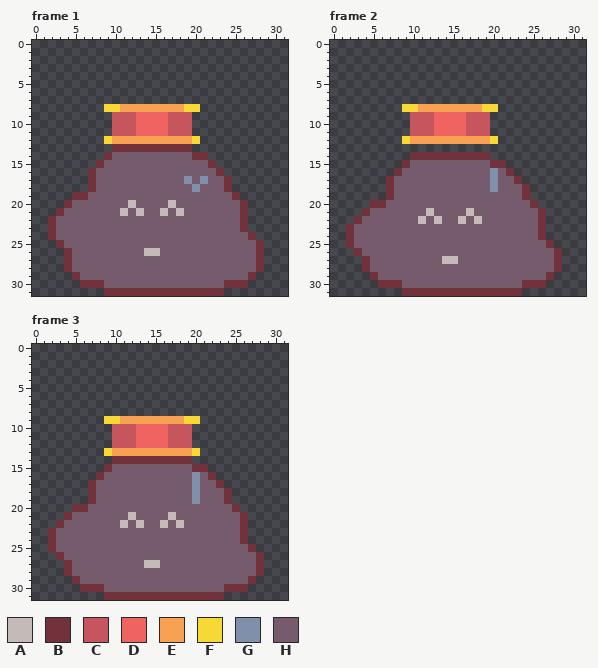
Edited in one commit: pixel-art file (sprites/rob.aseprite). This is how it looked before the edit.
32x32 pixels, 3 frames. Shown: frame 1, frame 2, frame 3.
Palette (. is transparent): A #c4bbb8  B #71323c  C #c7555e  D #ef6361  E #f8a153  F #f6d937  G #808faa  H #755b6c
Pixels before, frame 1, first column x 2:
 8 .......FFEEEEEEEEFF........
 9 ........CCCDDDDCCC.........
10 ........CCCDDDDCCC.........
11 ........CCCDDDDCCC.........
12 .......FEEEEEEEEEEF........
13 ........BBBBBBBBBB.........
14 .......BHHHHHHHHHHBB.......
15 ......BHHHHHHHHHHHHHB......
16 .....BHHHHHHHHHHHHHHHB.....
17 .....BHHHHHHHHHHHGHGHHB....
18 .....BHHHHHHHHHHHHGHHHB....
19 ...BBHHHHHHHHHHHHHHHHHHB...
20 ..BHHHHHHHAHHHHAHHHHHHHHB..
21 .BHHHHHHHAHAHHAHAHHHHHHHB..
22 BHHHHHHHHHHHHHHHHHHHHHHHB..
23 BHHHHHHHHHHHHHHHHHHHHHHHB..
24 BHHHHHHHHHHHHHHHHHHHHHHHHB.
25 .BHHHHHHHHHHHHHHHHHHHHHHHHB
26 ..BHHHHHHHHHAAHHHHHHHHHHHHB
27 ..BHHHHHHHHHHHHHHHHHHHHHHHB
28 ..BHHHHHHHHHHHHHHHHHHHHHHHB
29 ...BHHHHHHHHHHHHHHHHHHHHHB.
30 ....BBBHHHHHHHHHHHHHHHBBB..
31 .......BBBBBBBBBBBBBBB.....
Pixels before, frame 2, first column x 2:
 8 .......FFEEEEEEEEFF........
 9 ........CCCDDDDCCC.........
10 ........CCCDDDDCCC.........
11 ........CCCDDDDCCC.........
12 .......FEEEEEEEEEEF........
13 ...........................
14 ........BBBBBBBBBB.........
15 .......BHHHHHHHHHHBB.......
16 ......BHHHHHHHHHHHGHB......
17 .....BHHHHHHHHHHHHGHHB.....
18 .....BHHHHHHHHHHHHGHHHB....
19 .....BHHHHHHHHHHHHHHHHB....
20 ...BBHHHHHHHHHHHHHHHHHHB...
21 ..BHHHHHHHAHHHHAHHHHHHHHB..
22 .BHHHHHHHAHAHHAHAHHHHHHHB..
23 BHHHHHHHHHHHHHHHHHHHHHHHB..
24 BHHHHHHHHHHHHHHHHHHHHHHHB..
25 BHHHHHHHHHHHHHHHHHHHHHHHHB.
26 .BHHHHHHHHHHHHHHHHHHHHHHHHB
27 ..BHHHHHHHHHAAHHHHHHHHHHHHB
28 ..BHHHHHHHHHHHHHHHHHHHHHHHB
29 ...BHHHHHHHHHHHHHHHHHHHHHB.
30 ....BBBHHHHHHHHHHHHHHHBBB..
31 .......BBBBBBBBBBBBBBB.....
Pixels before, frame 3, first column x 2:
 9 .......FFEEEEEEEEFF........
10 ........CCCDDDDCCC.........
11 ........CCCDDDDCCC.........
12 ........CCCDDDDCCC.........
13 .......FEEEEEEEEEEF........
14 ........BBBBBBBBBB.........
15 .......BHHHHHHHHHHBB.......
16 ......BHHHHHHHHHHHGHB......
17 .....BHHHHHHHHHHHHGHHB.....
18 .....BHHHHHHHHHHHHGHHHB....
19 .....BHHHHHHHHHHHHGHHHB....
20 ...BBHHHHHHHHHHHHHHHHHHB...
21 ..BHHHHHHHAHHHHAHHHHHHHHB..
22 .BHHHHHHHAHAHHAHAHHHHHHHB..
23 BHHHHHHHHHHHHHHHHHHHHHHHB..
24 BHHHHHHHHHHHHHHHHHHHHHHHB..
25 BHHHHHHHHHHHHHHHHHHHHHHHHB.
26 .BHHHHHHHHHHHHHHHHHHHHHHHHB
27 ..BHHHHHHHHHAAHHHHHHHHHHHHB
28 ..BHHHHHHHHHHHHHHHHHHHHHHHB
29 ...BHHHHHHHHHHHHHHHHHHHHHB.
30 ....BBBHHHHHHHHHHHHHHHBBB..
31 .......BBBBBBBBBBBBBBB.....
The same view after the edit:
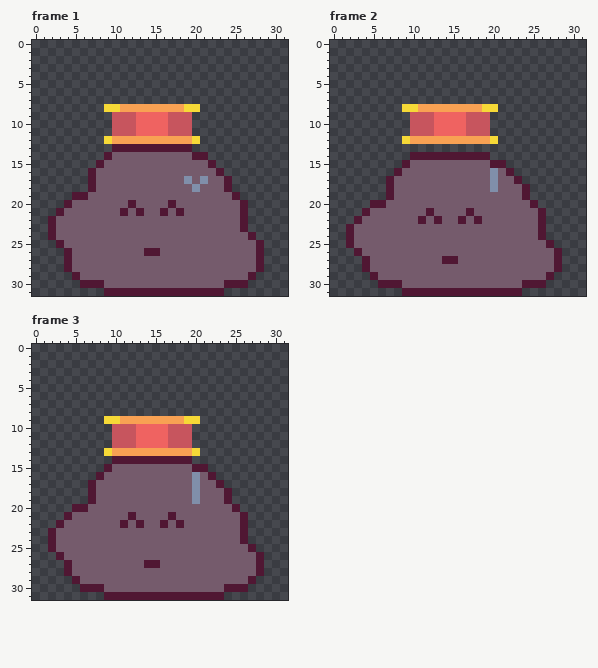
Edits made:
{"colour":"B","old":"#71323c","new":"#501733"}
{"where": "frame 1"}
{"frame":1,"y":20,"x":12,"old":"A","new":"B"}
{"frame":1,"y":20,"x":17,"old":"A","new":"B"}
{"frame":1,"y":21,"x":11,"old":"A","new":"B"}
{"frame":1,"y":21,"x":13,"old":"A","new":"B"}
{"frame":1,"y":21,"x":16,"old":"A","new":"B"}
{"frame":1,"y":21,"x":18,"old":"A","new":"B"}
{"frame":1,"y":26,"x":14,"old":"AA","new":"BB"}
{"where": "frame 2"}
{"frame":2,"y":21,"x":12,"old":"A","new":"B"}
{"frame":2,"y":21,"x":17,"old":"A","new":"B"}
{"frame":2,"y":22,"x":11,"old":"A","new":"B"}
{"frame":2,"y":22,"x":13,"old":"A","new":"B"}
{"frame":2,"y":22,"x":16,"old":"A","new":"B"}
{"frame":2,"y":22,"x":18,"old":"A","new":"B"}
{"frame":2,"y":27,"x":14,"old":"AA","new":"BB"}
{"where": "frame 3"}
{"frame":3,"y":21,"x":12,"old":"A","new":"B"}
{"frame":3,"y":21,"x":17,"old":"A","new":"B"}
{"frame":3,"y":22,"x":11,"old":"A","new":"B"}
{"frame":3,"y":22,"x":13,"old":"A","new":"B"}
{"frame":3,"y":22,"x":16,"old":"A","new":"B"}
{"frame":3,"y":22,"x":18,"old":"A","new":"B"}
{"frame":3,"y":27,"x":14,"old":"AA","new":"BB"}
{"label":"changed","picture_box":[48,144,264,296]}
{"label":"changed","picture_box":[346,152,562,296]}
{"label":"changed","picture_box":[48,456,264,600]}
